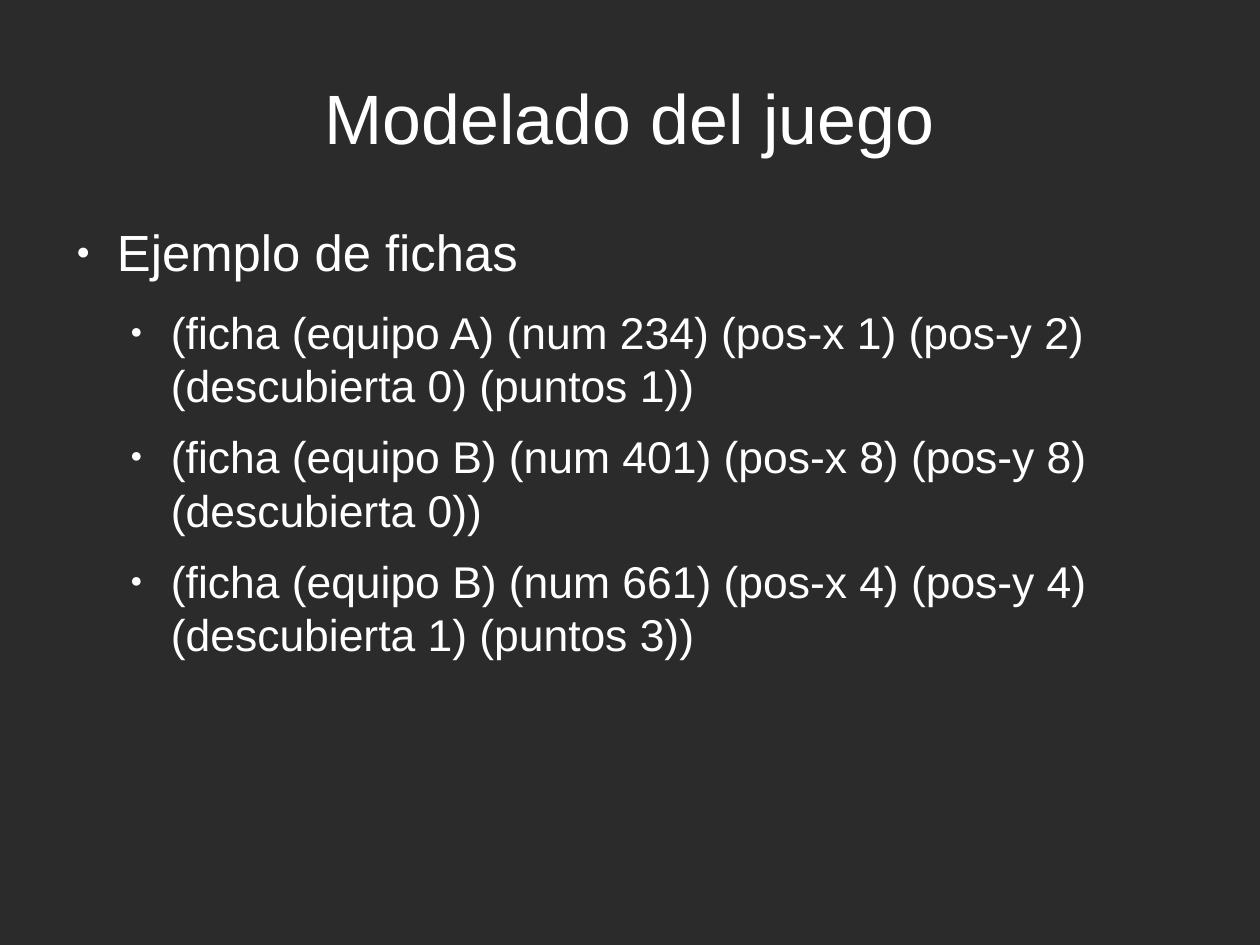
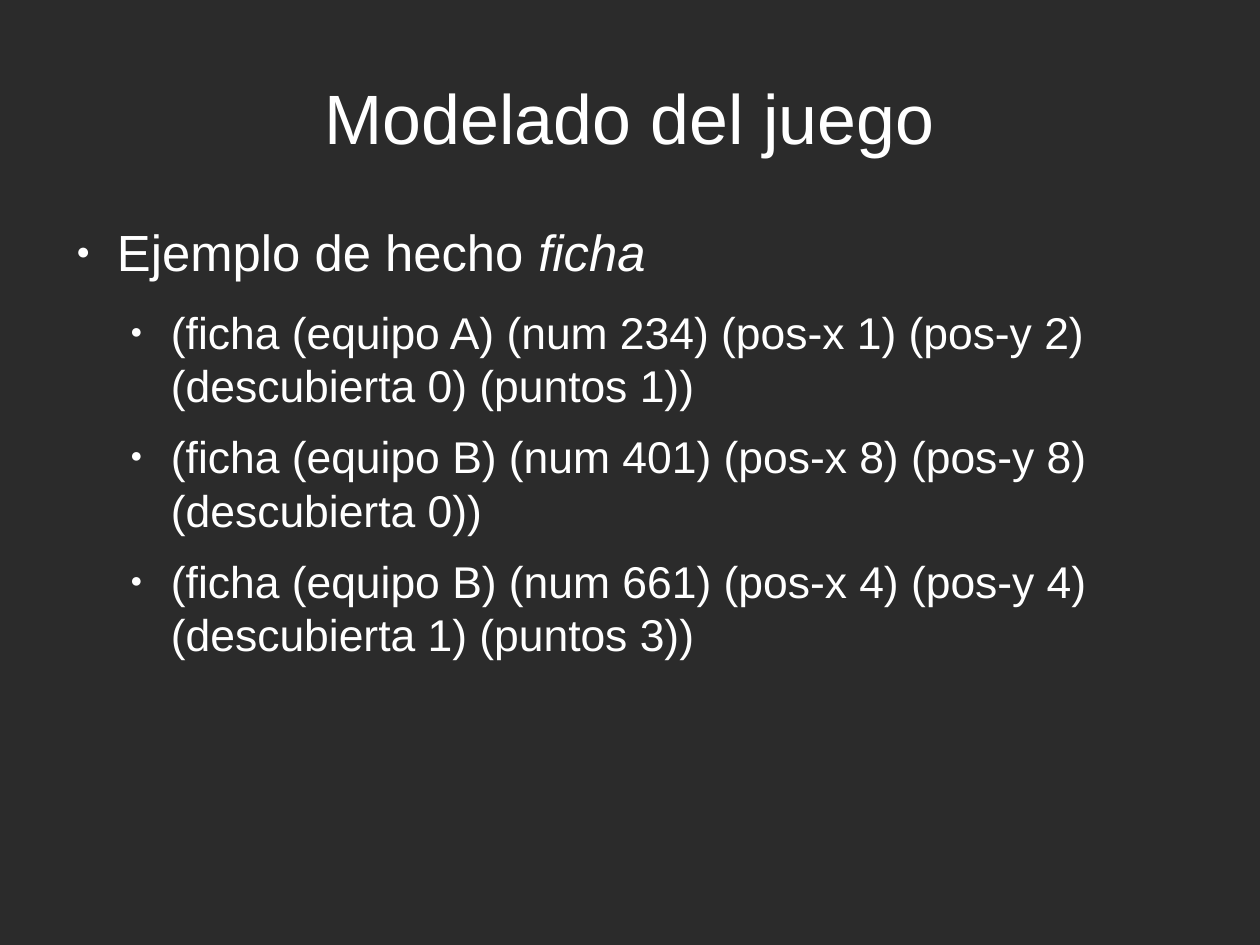
Before and after one commit to rompehielos013013013/gsiege, a slide deck: slide 21 of presentacion/expertoUCLM2014/SSEE-IA.odp. Drawn at 1260x945 pixels with LibreOffice and Linux fonts; fonts in the diff are those of the drawing; background and template pictures are left out; a plain dark background stands for a picture behind light text. Boxes give left, top, right and bottom in pixels: in the first picture for what was removed or moved away, otherwise in the second. Text is boxed around its words. In the diff, an @@ line names an element or a change of style, - is before the commit and + after.

```diff
--- a/presentacion/expertoUCLM2014/SSEE-IA.odp
+++ b/presentacion/expertoUCLM2014/SSEE-IA.odp
@@ text at [117,234,645,282]: text changed @@
-● Ejemplo de fichas
+● Ejemplo de hecho ficha
```
Also in this commit, not shown: 17 other slides changed, 6 slides added, 1 other file.
